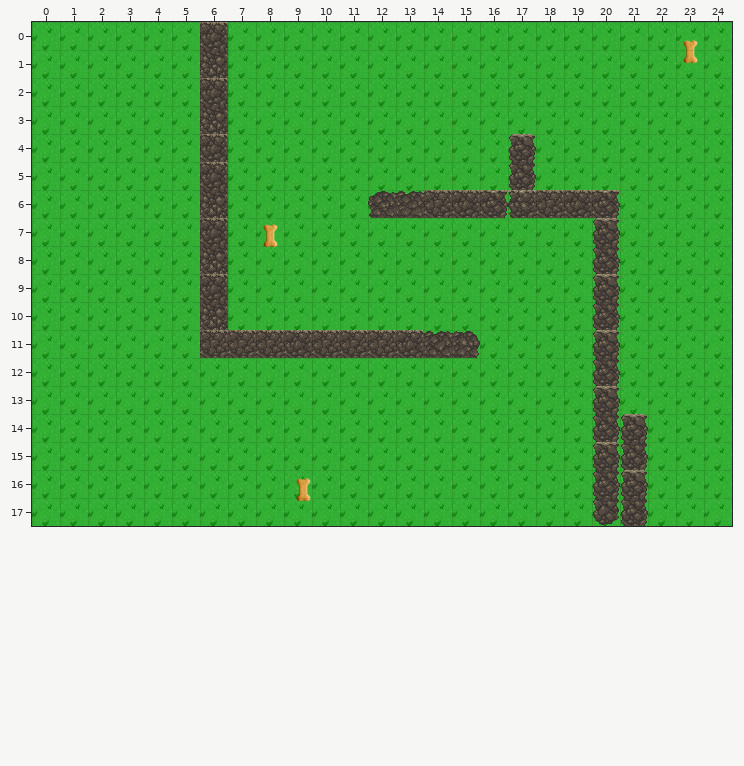
Two states of a Tiled map (JSON), public/maps/level1.tmj. Above: the version before the commit.
Cells are 32x32 px. Shown: x 0..24, y 0..17.
The same view after the edit:
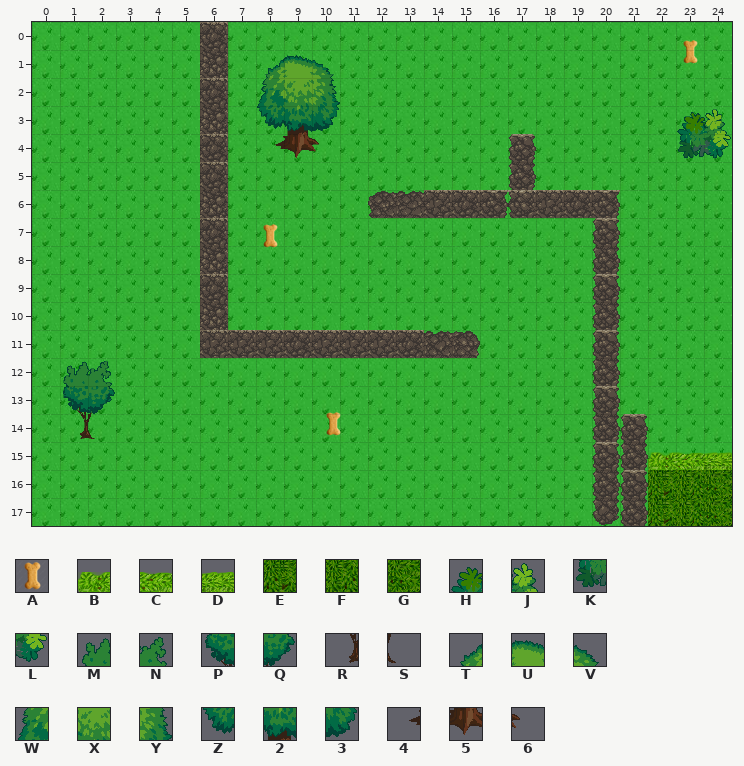
Key: from "Bone": A 1 "bone"; from "Plants": B 9, C 10, D 11, E 22, F 23, G 24, H 63, J 64, K 76, L 77, M 87, N 88, P 100, Q 101, R 113, S 114, T 121, U 122, V 123, W 134, X 135, Y 136, Z 147, 2 148, 3 149, 4 160, 5 161, 6 162.
_ is an empty cell.
Objects are placed by their top-left corner, in cells (3,4 is the top-left corner of cell 3,4); size is 1x1 cell unless given.
Tiles of an added or newly shown layer are drawn over the layers below it.
Changes in this commit:
Layer "bone":
changed: A "Bone" at 9.2,16.2 -> A "Bone" at 10.2,13.9
Layer "plant" (added):
y 1: x 8..10 ___ -> TUV
y 2: x 8..10 ___ -> WXY
y 3: x 8..10 ___ -> Z23; x 23..24 __ -> HJ
y 4: x 8..10 ___ -> 456; x 23..24 __ -> KL
y 12: x 1..2 __ -> MN
y 13: x 1..2 __ -> PQ
y 14: x 1..2 __ -> RS
Layer "NewLevelBush" (added):
y 15: x 22..24 ___ -> BCD
y 16..17: x 22..24 ___ -> EFG
Pixel boxes of the changes (left, top, right, bottom) in both pictures:
added: (257, 55, 340, 158)
added: (677, 109, 731, 159)
added: (63, 361, 115, 439)
new place: (326, 412, 341, 436)
added: (648, 452, 732, 526)
old place: (296, 478, 311, 502)
